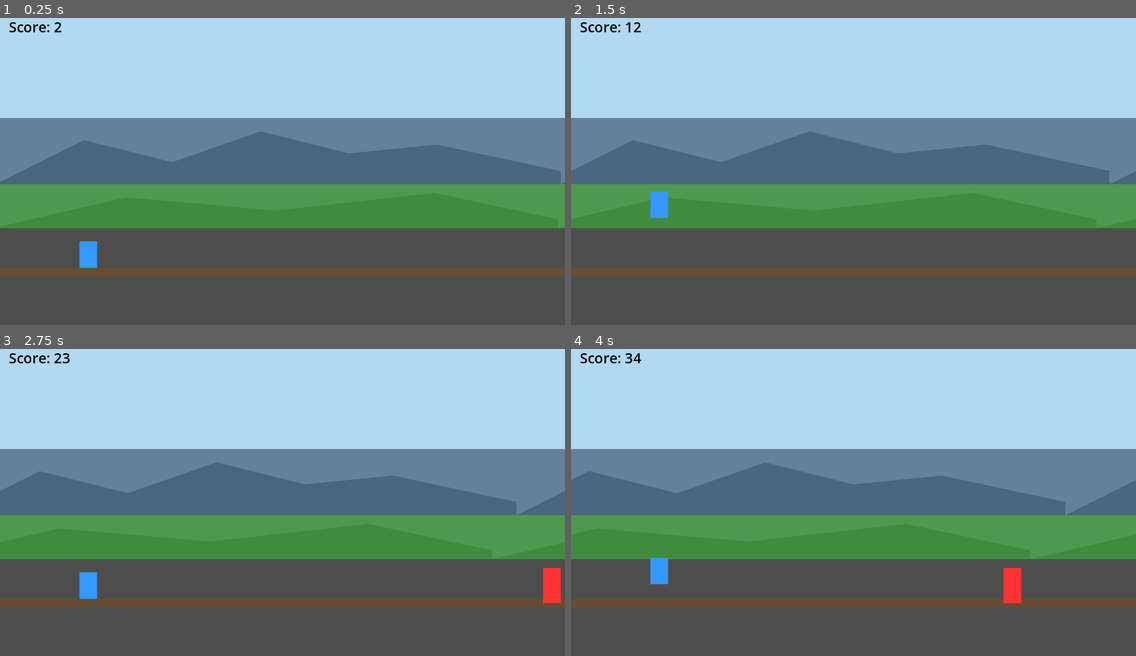
Above: before the commit, frames 1-4 (two rows, left to right).
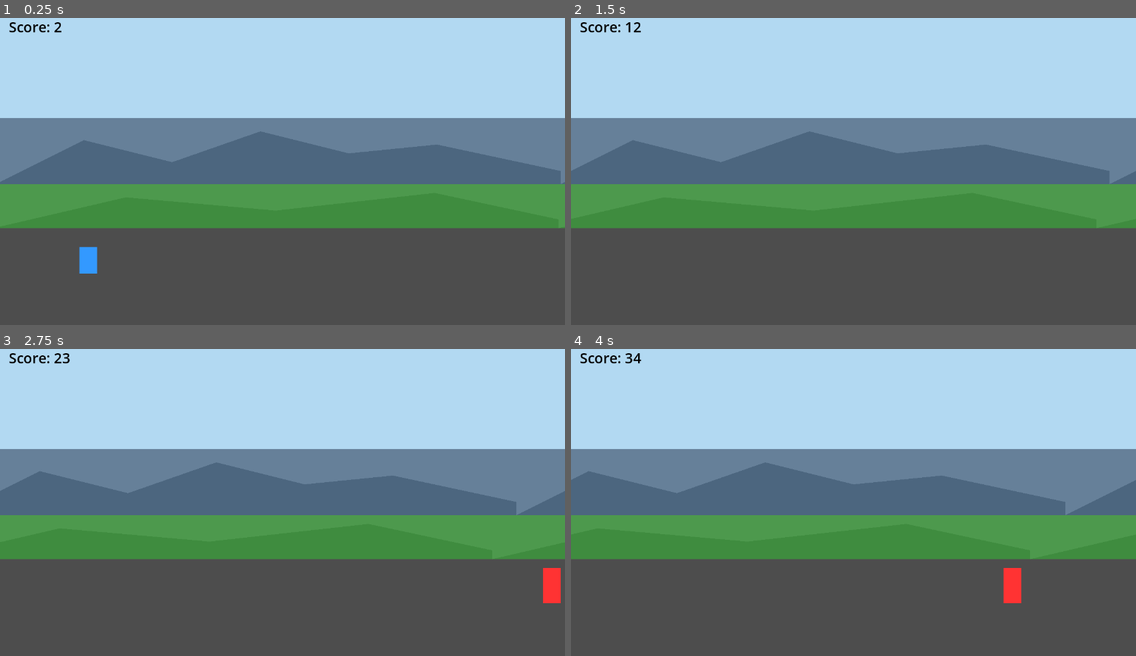
Above: after the commit, the same moments.

Repository: andrewmumblebee/claude-godot-test
Game: Godot game, scene res://scenes/main.tscn
The game is run twice, just before and just after one commit, with the same random seed, the same clock (stepped at 60 frames per second) and the same inputs.
Inputs:
- Up to frame 1 (0.25 s): no input
- Up to frame 2 (1.5 s): tap Space (jump) at 0.77 s
- Up to frame 3 (2.75 s): tap Space (jump) at 1.52 s
- Up to frame 4 (4 s): tap Space (jump) at 3.02, 3.77 s

The runs differ from the first frame. In frame 1, 2.8% of the frame differs, in the area x 0-100%, y 72-85%; in frame 2, 3.0%, in the area x 0-100%, y 56-85%; in frame 3, 3.0%; in frame 4, 3.0%.
Error after the commit: Parse Error: Cannot infer the type of "leftmost" variable because the value doesn't have a set type. (res://scripts/ground_spawner.gd:22)

Commit message:
Convert GDScript files to use typed syntax with type inference
- Add type annotations to all function parameters and return types
- Use type inference operator (:=) for local variables where possible
- Explicitly type Arrays and other collections
- Improve code maintainability and enable better IDE support

Updated files:
- ground_spawner.gd: Typed arrays, variables, and function signatures
- game_manager.gd: Added return types to all functions, inferred variable types
- parallax_controller.gd: Typed function parameters and return types
- obstacle_spawner.gd: Typed obstacles array, function parameters and return types
- player.gd: Added function return types and type inference for variables

Diff:
--- a/scripts/game_manager.gd
+++ b/scripts/game_manager.gd
@@ -9,19 +9,19 @@
 @onready var final_score_label = $UI/GameOverPanel/VBoxContainer/FinalScoreLabel
 @onready var restart_button = $UI/GameOverPanel/VBoxContainer/RestartButton
 
-var score = 0
-var score_timer = 0.0
-var game_running = true
-var scroll_speed = 200.0
+var score := 0
+var score_timer := 0.0
+var game_running := true
+var scroll_speed := 200.0
 
-func _ready():
+func _ready() -> void:
 	restart_button.pressed.connect(_on_restart_button_pressed)
 	game_over_panel.hide()
 
 	# Initialize parallax background scroll speed
 	parallax_bg.set_scroll_speed(scroll_speed)
 
-func _process(delta):
+func _process(delta: float) -> void:
 	if not game_running:
 		return
 
@@ -39,7 +39,7 @@
 		obstacle_spawner.set_scroll_speed(scroll_speed)
 		parallax_bg.set_scroll_speed(scroll_speed)
 
-func game_over():
+func game_over() -> void:
 	if not game_running:
 		return
 
@@ -52,5 +52,5 @@
 	final_score_label.text = "Score: " + str(score)
 	game_over_panel.show()
 
-func _on_restart_button_pressed():
+func _on_restart_button_pressed() -> void:
 	get_tree().reload_current_scene()
--- a/scripts/ground_spawner.gd
+++ b/scripts/ground_spawner.gd
@@ -4,33 +4,33 @@
 @export var scroll_speed = 200.0
 @export var ground_y_position = 600.0
 
-var ground_tiles = []
-var tile_width = 200.0
+var ground_tiles: Array = []
+var tile_width := 200.0
 
-func _ready():
+func _ready() -> void:
 	# Spawn initial ground tiles
 	for i in range(8):
 		spawn_ground_tile(i * tile_width)
 
-func _process(delta):
+func _process(delta: float) -> void:
 	# Move all ground tiles
 	for tile in ground_tiles:
 		tile.position.x -= scroll_speed * delta
 
 	# Check if leftmost tile is off screen, recycle it
 	if ground_tiles.size() > 0:
-		var leftmost = ground_tiles[0]
+		var leftmost := ground_tiles[0]
 		if leftmost.position.x < -tile_width:
-			var rightmost = ground_tiles[-1]
+			var rightmost := ground_tiles[-1]
 			leftmost.position.x = rightmost.position.x + tile_width
 			ground_tiles.pop_front()
 			ground_tiles.append(leftmost)
 
-func spawn_ground_tile(x_position):
-	var tile = ground_scene.instantiate()
+func spawn_ground_tile(x_position: float) -> void:
+	var tile := ground_scene.instantiate()
 	tile.position = Vector2(x_position, ground_y_position)
 	add_child(tile)
 	ground_tiles.append(tile)
 
-func set_scroll_speed(speed):
+func set_scroll_speed(speed: float) -> void:
 	scroll_speed = speed
--- a/scripts/obstacle_spawner.gd
+++ b/scripts/obstacle_spawner.gd
@@ -7,14 +7,14 @@
 @export var spawn_x_position = 1400.0
 @export var ground_y_position = 600.0
 
-var spawn_timer = 0.0
-var obstacles = []
-var game_running = true
+var spawn_timer := 0.0
+var obstacles: Array = []
+var game_running := true
 
-func _ready():
+func _ready() -> void:
 	pass
 
-func _process(delta):
+func _process(delta: float) -> void:
 	if not game_running:
 		return
 
@@ -36,8 +36,8 @@
 			obstacle.queue_free()
 			obstacles.erase(obstacle)
 
-func spawn_obstacle():
-	var obstacle = obstacle_scene.instantiate()
+func spawn_obstacle() -> void:
+	var obstacle := obstacle_scene.instantiate()
 	obstacle.position = Vector2(spawn_x_position, ground_y_position - 40)
 	add_child(obstacle)
 	obstacles.append(obstacle)
@@ -45,13 +45,13 @@
 	# Connect to player collision
 	obstacle.body_entered.connect(_on_obstacle_hit)
 
-func _on_obstacle_hit(body):
+func _on_obstacle_hit(body: Node2D) -> void:
 	if body.name == "Player":
 		# Trigger game over
 		get_parent().game_over()
 
-func set_scroll_speed(speed):
+func set_scroll_speed(speed: float) -> void:
 	scroll_speed = speed
 
-func stop():
+func stop() -> void:
 	game_running = false
--- a/scripts/parallax_controller.gd
+++ b/scripts/parallax_controller.gd
@@ -2,16 +2,16 @@
 
 @export var scroll_speed = 100.0
 
-var game_running = true
+var game_running := true
 
-func _process(delta):
+func _process(delta: float) -> void:
 	if not game_running:
 		return
 
 	scroll_base_offset.x -= scroll_speed * delta
 
-func set_scroll_speed(speed):
+func set_scroll_speed(speed: float) -> void:
 	scroll_speed = speed * 0.5  # Parallax moves slower than foreground
 
-func stop():
+func stop() -> void:
 	game_running = false
--- a/scripts/player.gd
+++ b/scripts/player.gd
@@ -3,12 +3,12 @@
 const GRAVITY = 980.0
 const JUMP_VELOCITY = -500.0
 
-var is_alive = true
+var is_alive := true
 
-func _ready():
+func _ready() -> void:
 	pass
 
-func _physics_process(delta):
+func _physics_process(delta: float) -> void:
 	if not is_alive:
 		return
 
@@ -22,7 +22,7 @@
 
 	move_and_slide()
 
-func die():
+func die() -> void:
 	is_alive = false
 	# Simple death animation - could be enhanced
 	velocity = Vector2.ZERO
